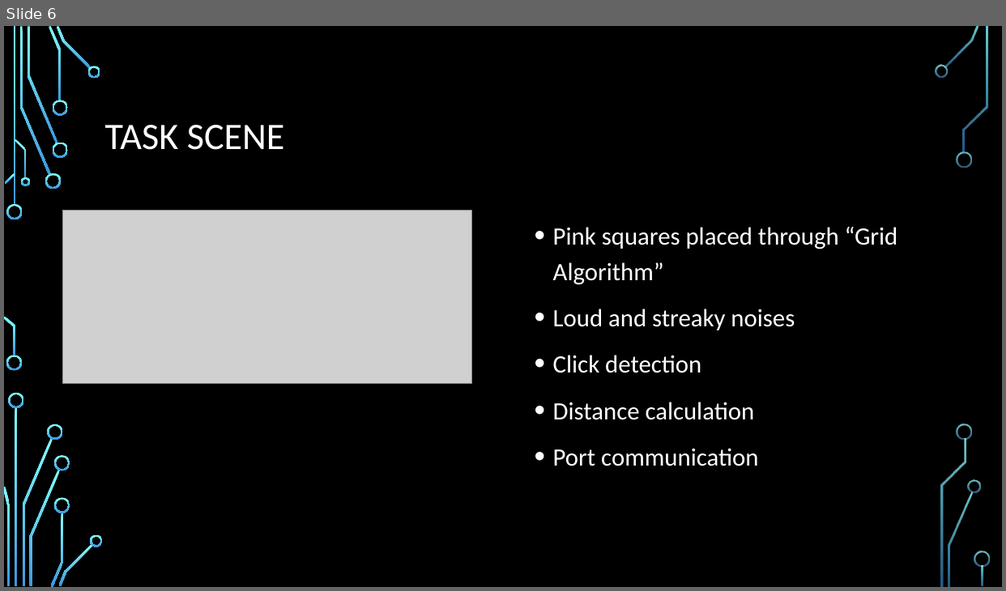
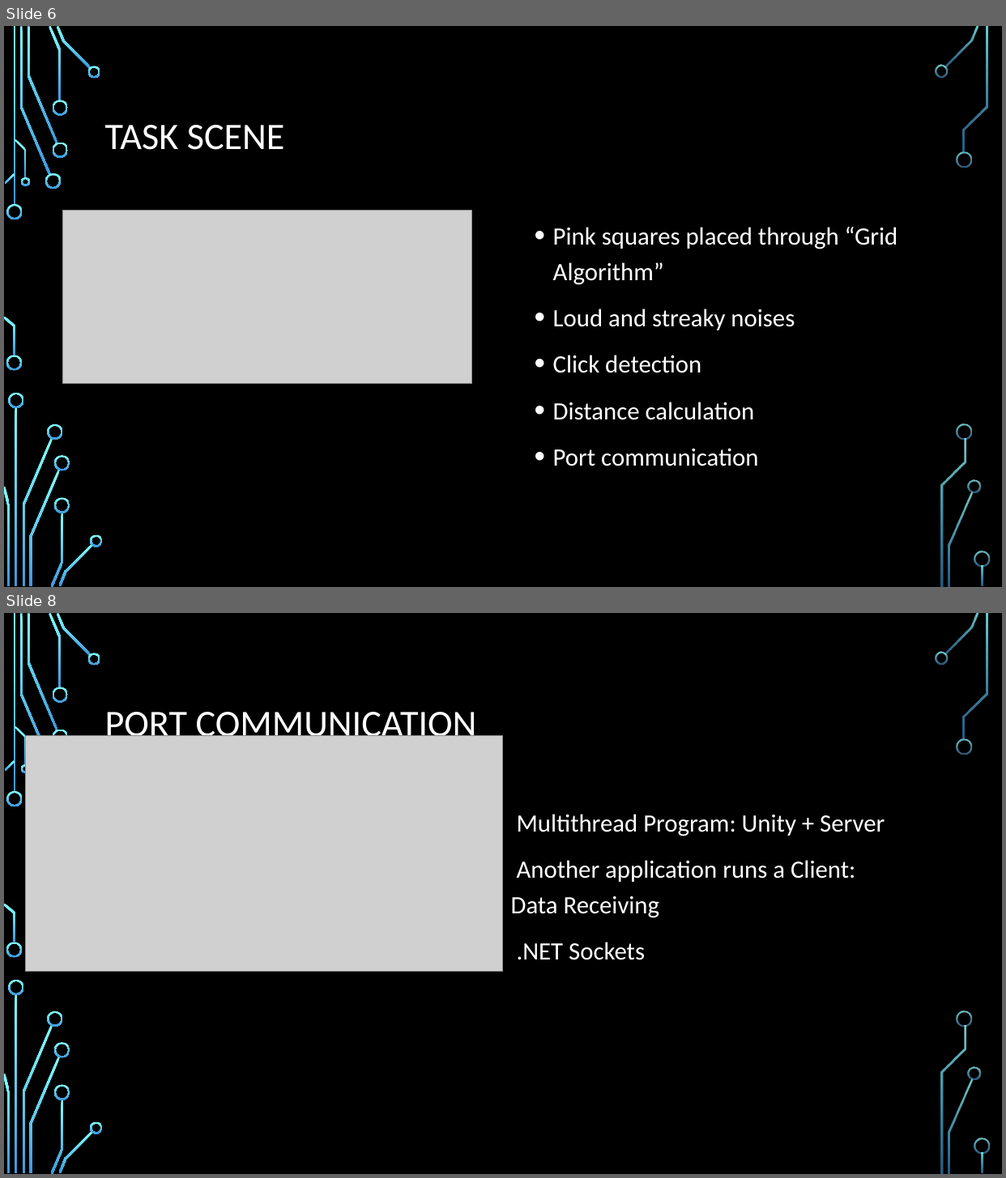
Before and after one commit to manherna/ISS, a slide deck: ISS_FinalPresentation.pptx. Shown one above the other, each under a label of ours: slide 6 before the commit, slides 6 and 8 after it; the slides between them are not shown. The pictures are 1006x591 and 1006x1178 pixels, drawn with LibreOffice and Linux fonts; fonts in the diff are those of the drawing; grey boxes stand for pictures; background and template pictures are left out. Boxes give left, top, right and bottom in pixels: in the first picture for what was removed or moved away, otherwise in the second. Text is boxed around its words. In the diff, an @@ line names an element or a change of style, - is before the commit and + after.

```diff
--- a/ISS_FinalPresentation.pptx
+++ b/ISS_FinalPresentation.pptx
@@ slide 8 added at [4,613,1002,1174], background picture (left out); not listed: 35 template elements that a slide beside it also shows @@
@@ title added at [105,712,477,745], 36 pt, text #FFFFFF @@
+PORT COMMUNICATION
@@ picture added at [26,736,503,972] @@
@@ text added at [511,814,884,960], 24 pt, text #FFFFFF @@
+• Multithread Program: Unity + Server
+• Another application runs a Client: Data Receiving
+• .NET Sockets
```
Also in this commit, not shown: 3 slides changed, 3 other slides added, 11 other files.
